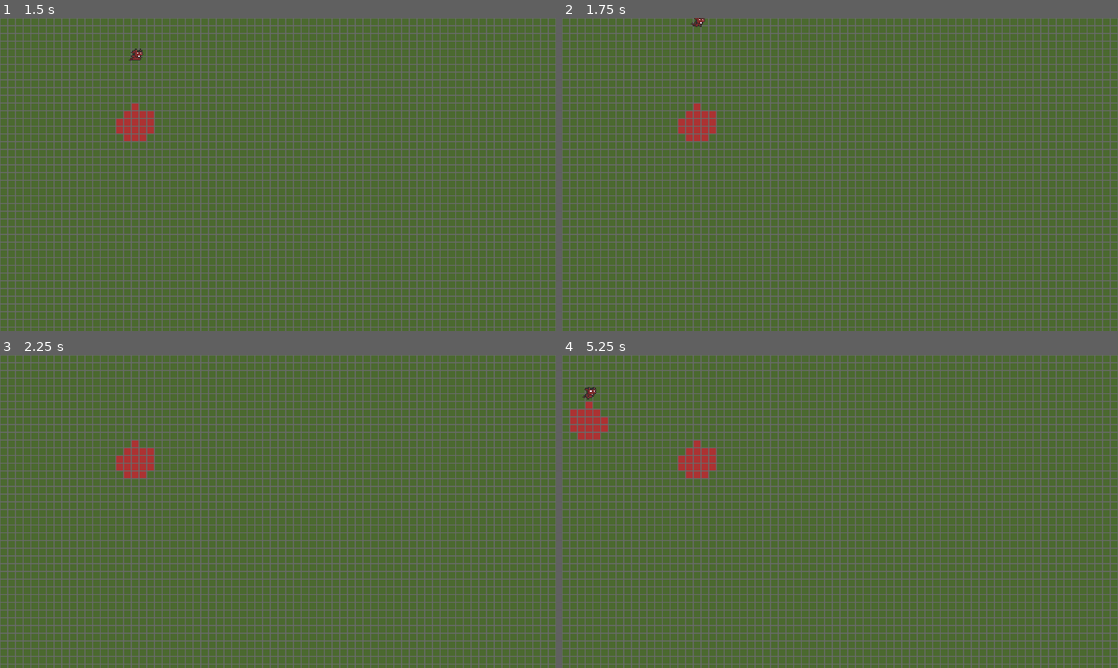
Above: before the commit, frames 1-4 (two rows, left to right).
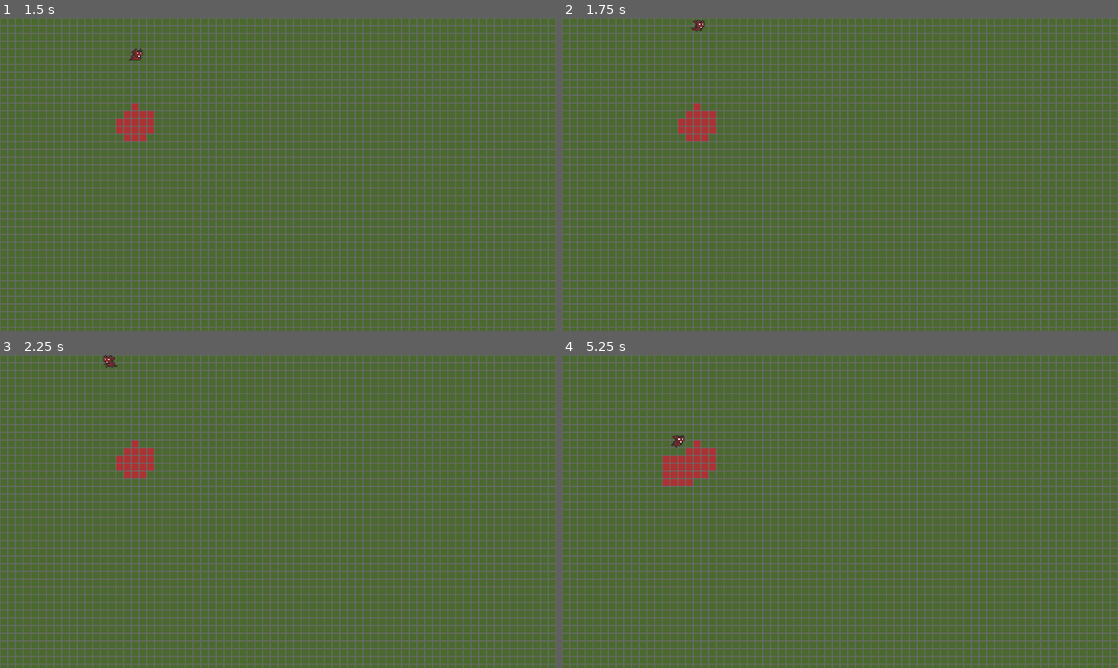
Above: after the commit, the same moments.

Repository: Seblis/They-won-t-survive
Game: Godot game, scene res://levels/base_level.tscn
Two runs of this game, one before a commit and one after it. Both use one fixed random seed, a clock stepped at 60 frames per second and the inputs below.
Inputs:
- Up to frame 1 (1.5 s): tap Enter at 0.5 s; hold Up (ui_up) from 0.53 s (still down)
- Up to frame 2 (1.75 s): keep holding Up (ui_up)
- Up to frame 3 (2.25 s): tap Space at 2 s; release Up (ui_up) at 2.03 s; hold Left (ui_left) from 2.03 s (still down)
- Up to frame 4 (5.25 s): tap Enter at 2.75 s; tap Space at 3.5 s; release Left (ui_left) at 3.53 s; hold Down (ui_down) 3.53-4.28 s; hold Right (ui_right) 4.28-5.03 s; hold Up (ui_up) from 5.03 s (still down)

Frame 1 is identical in both runs. In frame 2, less than 0.1% of the frame differs, in the area x 23-26%, y 0-5%; in frame 3, less than 0.1%; in frame 4, 0.9%, in the area x 1-24%, y 10-42%.

Commit message:
Code cleanup
Docs added, some unused files removed

Diff:
--- a/levels/CorruptionEngine.gd
+++ b/levels/CorruptionEngine.gd
@@ -1,13 +1,21 @@
-extends Node2D
-@onready var _basic_corrupt = $BasicCorrupt
-@onready var _map: TileMap = $"../../TileMap"
+extends Node
+## Class managing corrupted tiles - adds corruption etc.
+##
+## In order to add new weapon to the player, we need
+## to add the weapon (which should be inherited from BaseWeapon)
+## as a child of CorruptionWeapons node and then connect
+## it's
+
+
+@onready var corruption_weapons = $"../Player/CorruptionWeapons"
+@onready var _map: TileMap = $"../TileMap"
 
 func _ready():
-	_basic_corrupt.body_shape_entered.connect(corrupt_tile)
+	# TODO connection needs to be updated when player changes weapons
+	for child in corruption_weapons.get_children():
+		child.body_shape_entered.connect(corrupt_tile)
 
 func corrupt_tile(_body_rid: RID, _body: Node2D, _body_shape_index: int, _local_shape_index: int):
-	print(_map.get_coords_for_body_rid(_body_rid))
-	#print(map.get_cell_source_id(1,map.get_coords_for_body_rid(_body_rid)))
 	_map.set_cell(1, _map.get_coords_for_body_rid(_body_rid), 0, Vector2i(0, 0), 0)
 
 func cleanse_tile(_body_rid: RID, _body: Node2D, _body_shape_index: int, _local_shape_index: int):
--- a/levels/TileMap.gd
+++ /dev/null
@@ -1,11 +0,0 @@
-extends TileMap
-
-
-# Called when the node enters the scene tree for the first time.
-func _ready():
-	pass # Replace with function body.
-
-
-# Called every frame. 'delta' is the elapsed time since the previous frame.
-func _process(delta):
-	pass
--- a/levels/base_level.gd
+++ b/levels/base_level.gd
@@ -1,5 +1,6 @@
 extends Node2D
-
+## For now the script is empty. Most likely some features will be managed
+## here, but we'll see in the future
 
 # Called when the node enters the scene tree for the first time.
 func _ready():
--- a/levels/base_level.tscn
+++ b/levels/base_level.tscn
@@ -1,10 +1,10 @@
-[gd_scene load_steps=10 format=3 uid="uid://cp03yccnrohe1"]
+[gd_scene load_steps=14 format=3 uid="uid://cp03yccnrohe1"]
 
 [ext_resource type="Texture2D" uid="uid://c168m4qtp13iq" path="res://assets/tiles/tile_corrupted.png" id="1_3lwho"]
 [ext_resource type="Script" path="res://levels/base_level.gd" id="1_v7j55"]
 [ext_resource type="Texture2D" uid="uid://dkby1cgurwakq" path="res://assets/tiles/tile_normal.png" id="2_kayo5"]
 [ext_resource type="PackedScene" uid="uid://7jekns5y01qt" path="res://player/player.tscn" id="3_ba8e1"]
-[ext_resource type="PackedScene" uid="uid://br7m47vps1buj" path="res://player/weapons/base_weapon.tscn" id="6_0s8x0"]
+[ext_resource type="PackedScene" uid="uid://br7m47vps1buj" path="res://player/weapons/corruption_weapon.tscn" id="6_0s8x0"]
 [ext_resource type="Script" path="res://levels/CorruptionEngine.gd" id="6_bh0is"]
 
 [sub_resource type="TileSetAtlasSource" id="TileSetAtlasSource_dc7rw"]
@@ -29,6 +29,17 @@
 sources/0 = SubResource("TileSetAtlasSource_dc7rw")
 sources/1 = SubResource("TileSetAtlasSource_050sd")
 
+[sub_resource type="WorldBoundaryShape2D" id="WorldBoundaryShape2D_ccqom"]
+normal = Vector2(0, 1)
+
+[sub_resource type="WorldBoundaryShape2D" id="WorldBoundaryShape2D_8v0nb"]
+normal = Vector2(1, 0)
+
+[sub_resource type="WorldBoundaryShape2D" id="WorldBoundaryShape2D_wjl3k"]
+
+[sub_resource type="WorldBoundaryShape2D" id="WorldBoundaryShape2D_3iytt"]
+normal = Vector2(-1, 0)
+
 [node name="BaseLevel" type="Node2D"]
 script = ExtResource("1_v7j55")
 
@@ -40,9 +51,6 @@
 layer_1/name = "Plague"
 layer_1/tile_data = PackedInt32Array()
 
-[node name="Camera2D" type="Camera2D" parent="."]
-enabled = false
-
 [node name="Player" parent="." instance=ExtResource("3_ba8e1")]
 position = Vector2(285, 347)
 scale = Vector2(2, 2)
@@ -50,6 +58,27 @@
 [node name="CorruptionWeapons" type="Node2D" parent="Player"]
 position = Vector2(-142.5, -173.5)
 scale = Vector2(0.5, 0.5)
-script = ExtResource("6_bh0is")
 
 [node name="BasicCorrupt" parent="Player/CorruptionWeapons" instance=ExtResource("6_0s8x0")]
+
+[node name="LevelBorders" type="StaticBody2D" parent="."]
+
+[node name="Top" type="CollisionShape2D" parent="LevelBorders"]
+shape = SubResource("WorldBoundaryShape2D_ccqom")
+
+[node name="Left" type="CollisionShape2D" parent="LevelBorders"]
+position = Vector2(0, 656)
+shape = SubResource("WorldBoundaryShape2D_8v0nb")
+
+[node name="Bottom" type="CollisionShape2D" parent="LevelBorders"]
+position = Vector2(1152, 657)
+shape = SubResource("WorldBoundaryShape2D_wjl3k")
+
+[node name="Right" type="CollisionShape2D" parent="LevelBorders"]
+position = Vector2(1152, 0)
+shape = SubResource("WorldBoundaryShape2D_3iytt")
+
+[node name="UI" type="CanvasLayer" parent="."]
+
+[node name="CorruptionEngine" type="Node" parent="."]
+script = ExtResource("6_bh0is")
--- a/player/player.gd
+++ b/player/player.gd
@@ -1,4 +1,9 @@
 extends CharacterBody2D
+
+## Represents player character with it's collision shape, sprite and animation
+##
+## The class doesn't know about player's weapons - they are added in the game as
+## a children of Player class and are shooting by themselves
 
 @onready var animation_player = $AnimationPlayer
 @onready var sprite_2d = $Sprite2D
--- a/player/weapons/base_weapon.gd
+++ b/player/weapons/corruption_weapon.gd
@@ -1,4 +1,10 @@
 extends Area2D
+
+## Base class for every weapons changing tiles to corrupted ones.
+##
+## Most properties are set by hand in the Inspector or prepare in _ready().
+## Instances of corruption weapons should be added during the game
+## as children of the dedicated Node2D called CorruptionWeapons
 
 @export var startup_frames: int = 0
 @export var active_frames: int = 3
--- a/player/weapons/base_weapon.tscn
+++ b/player/weapons/corruption_weapon.tscn
@@ -1,11 +1,11 @@
 [gd_scene load_steps=3 format=3 uid="uid://br7m47vps1buj"]
 
-[ext_resource type="Script" path="res://player/weapons/base_weapon.gd" id="1_cqx4w"]
+[ext_resource type="Script" path="res://player/weapons/corruption_weapon.gd" id="1_cqx4w"]
 
 [sub_resource type="CircleShape2D" id="CircleShape2D_uxhda"]
 radius = 25.0
 
-[node name="BaseWeapon" type="Area2D"]
+[node name="BaseCorruptionWeapon" type="Area2D"]
 collision_layer = 2
 collision_mask = 2
 monitoring = false
